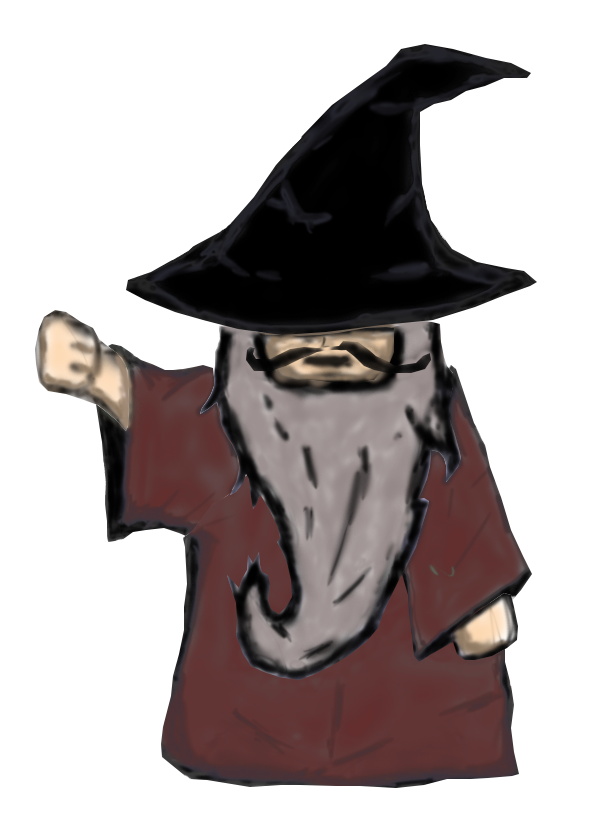
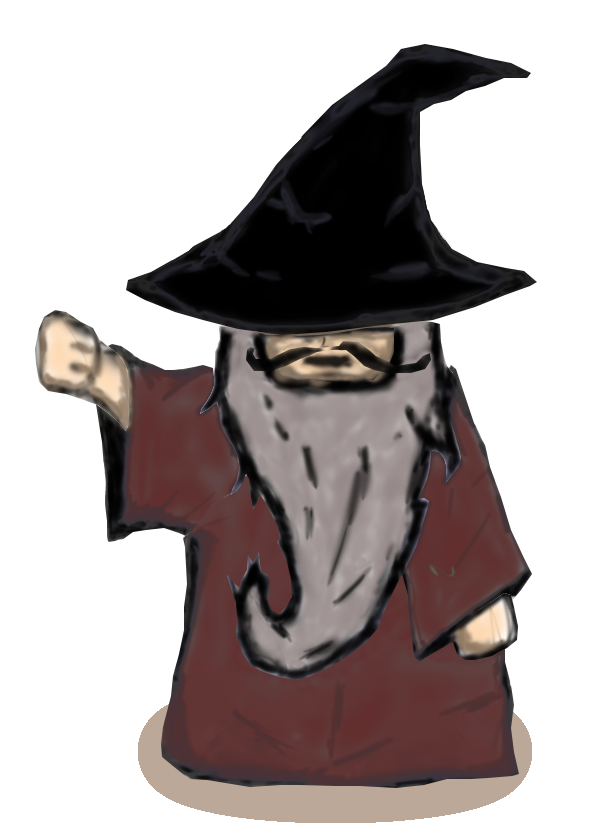
The second w=596, h=836 image is a revision of the first. Changes to its layers:
added layer "Ellipse 1" (multiply, 43%) over bbox(138, 704, 532, 823)
